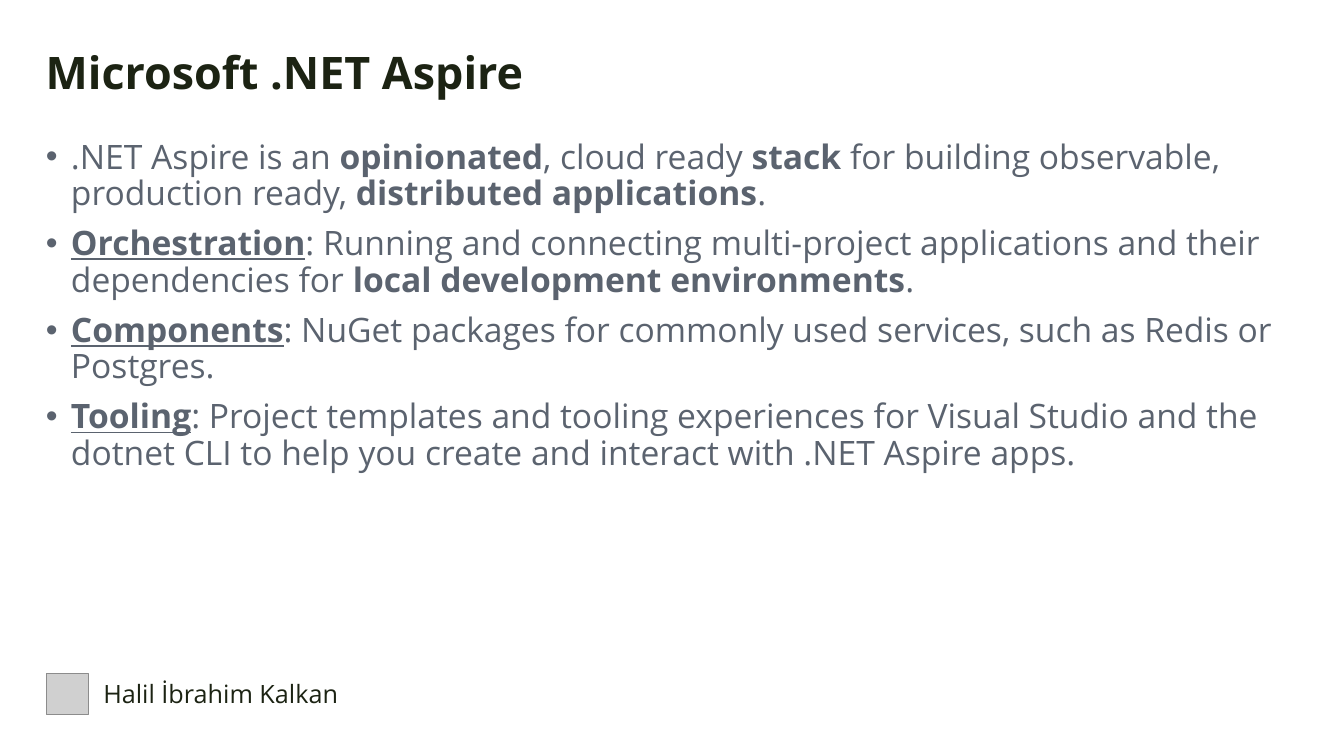
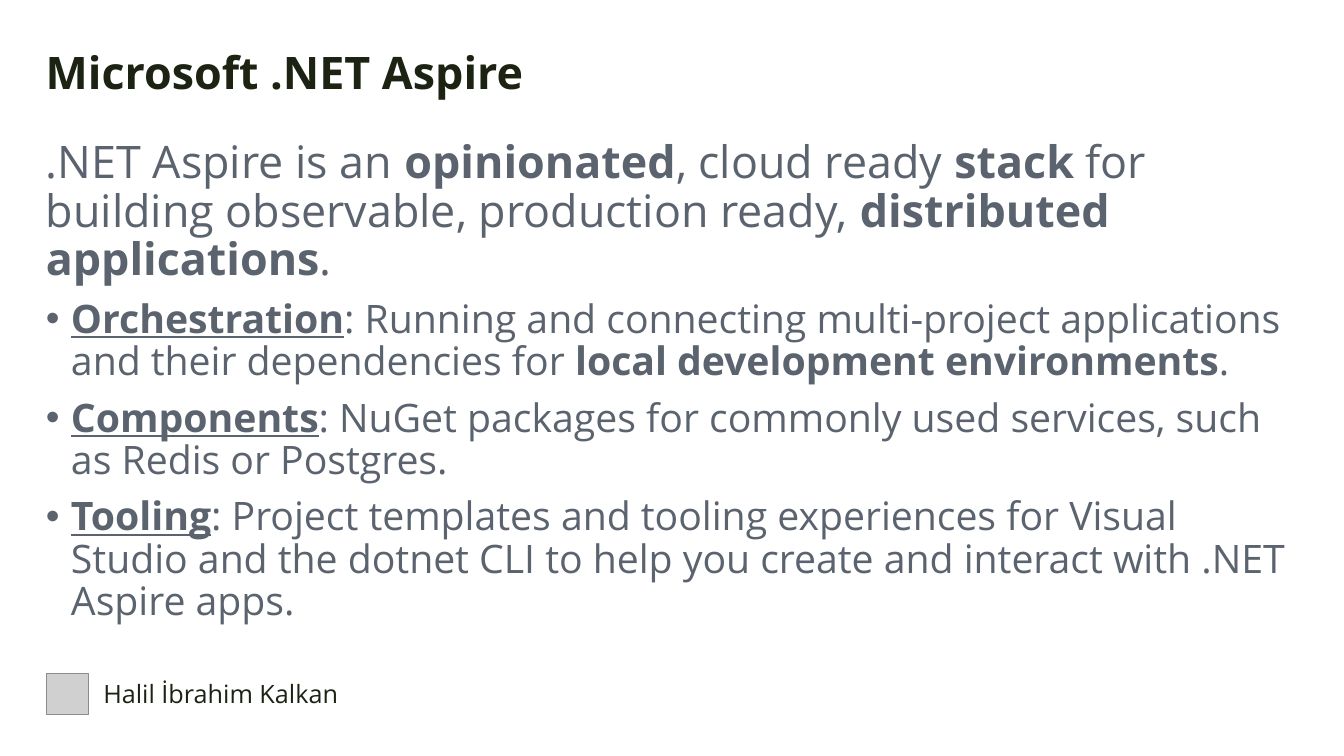
Before and after one commit to hikalkan/presentations, a slide deck: slide 11 of 2024-05-24 DevDays Kubernetes Integrated Dev Environment/Kubernetes Presentation.pptx. Drawn at 1344x756 pixels with LibreOffice and Linux fonts; fonts in the diff are those of the drawing; grey boxes stand for pictures; background and template pictures are left out. Boxes give left, top, right and bottom in pixels: in the first picture for what was removed or moved away, otherwise in the second. Text is boxed around its words. In the diff, an @@ line names an element or a change of style, - is before the commit and + after.

```diff
--- a/2024-05-24 DevDays Kubernetes Integrated Dev Environment/Kubernetes Presentation.pptx
+++ b/2024-05-24 DevDays Kubernetes Integrated Dev Environment/Kubernetes Presentation.pptx
@@ text ".NET Aspire is an opinionated, ..." at (46,143,1284,625): size 24 to 32 pt in ".NET Aspire is an opinionated, cloud ready ..."; size 24 to 28 pt in "Orchestration: Running and connecting multi-project applicat ...", "Components: NuGet packages for commonly used services, ...", "Tooling: Project templates and tooling experiences for ..."; bullet • to none @@
```
Also in this commit, not shown: 2 other slides changed, 5 slides added.
